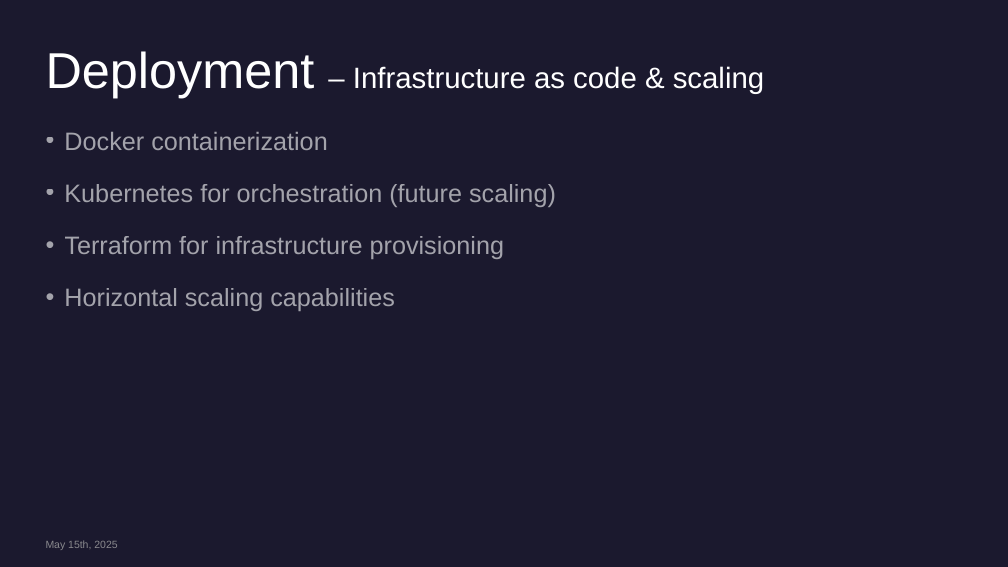
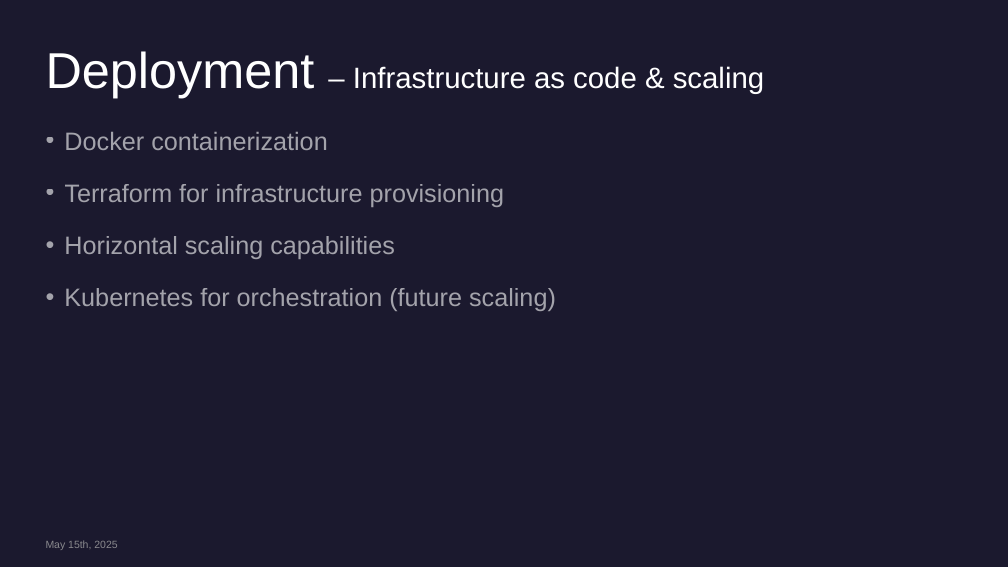
Before and after one commit to sergiosaraiva/number-verification-service, a slide deck: slide 32 of docs/Number Verification Microservice.pptx. Drawn at 1008x567 pixels with LibreOffice and Linux fonts; fonts in the diff are those of the drawing. Boxes give left, top, right and bottom in pixels: in the first picture for what was removed or moved away, otherwise in the second. Text is boxed around its words. In the diff, an @@ line names an element or a change of style, - is before the commit and + after.

```diff
--- a/docs/Number Verification Microservice.pptx
+++ b/docs/Number Verification Microservice.pptx
@@ text at bbox=[64, 184, 556, 207]: paragraph removed @@
-• Kubernetes for orchestration (future scaling)
@@ text at bbox=[64, 288, 556, 311]: paragraph added @@
+• Kubernetes for orchestration (future scaling)
```
Also in this commit, not shown: 7 other slides changed.
